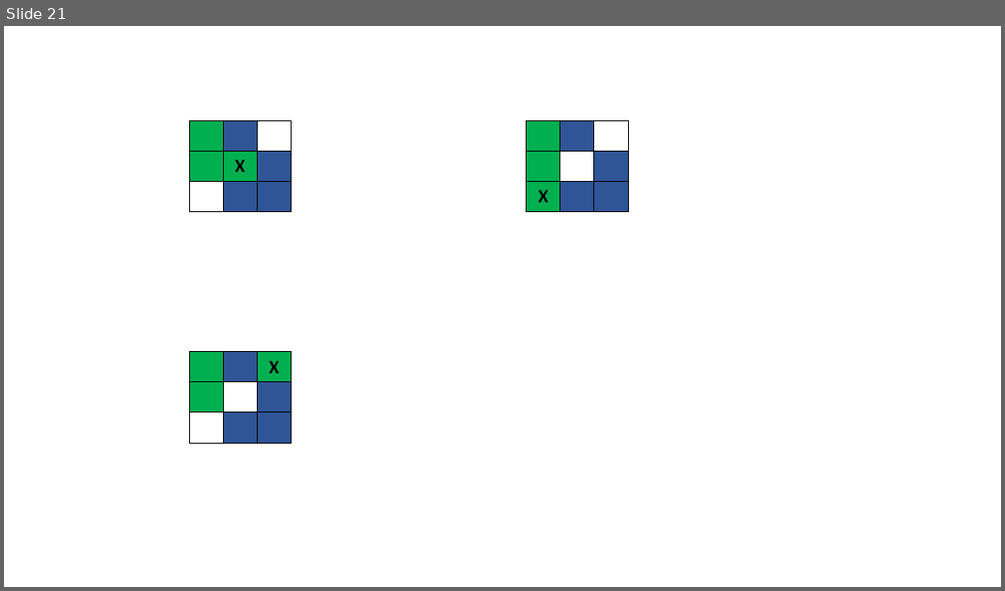
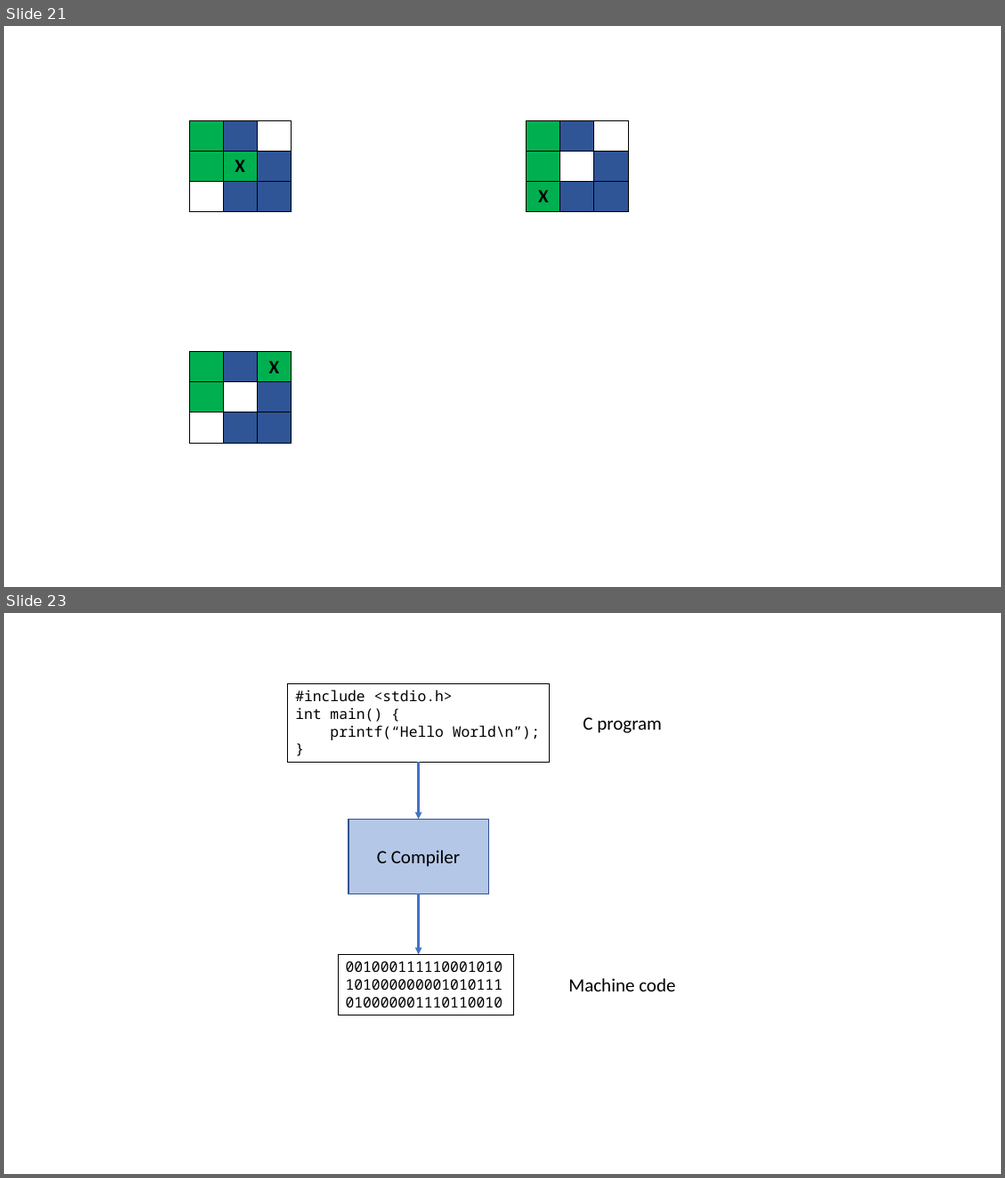
Before and after one commit to edharcourt/CS140, a slide deck: images/pygame_rect_window.pptx. Shown one above the other, each under a label of ours: slide 21 before the commit, slides 21 and 23 after it; the slides between them are not shown. The pictures are 1005x591 and 1005x1178 pixels, drawn with LibreOffice and Linux fonts; fonts in the diff are those of the drawing. Boxes give left, top, right and bottom in pixels: in the first picture for what was removed or moved away, otherwise in the second. Text is boxed around its words. In the diff, an @@ line names an element or a change of style, - is before the commit and + after.

```diff
--- a/images/pygame_rect_window.pptx
+++ b/images/pygame_rect_window.pptx
@@ slide 23 added at (4, 613, 1001, 1174), background #FFFFFF @@
@@ group added at (288, 684, 675, 1014): 3 rectangles, 2 arrows, 2 texts @@
+#include <stdio.h>
+int main() {
+printf(“Hello World\n”);
+}
+C Compiler
+001000111110001010101000000001010111010000001110110010
+C program
+Machine code
```
Also in this commit, not shown: 2 other slides added, 7 other files.
